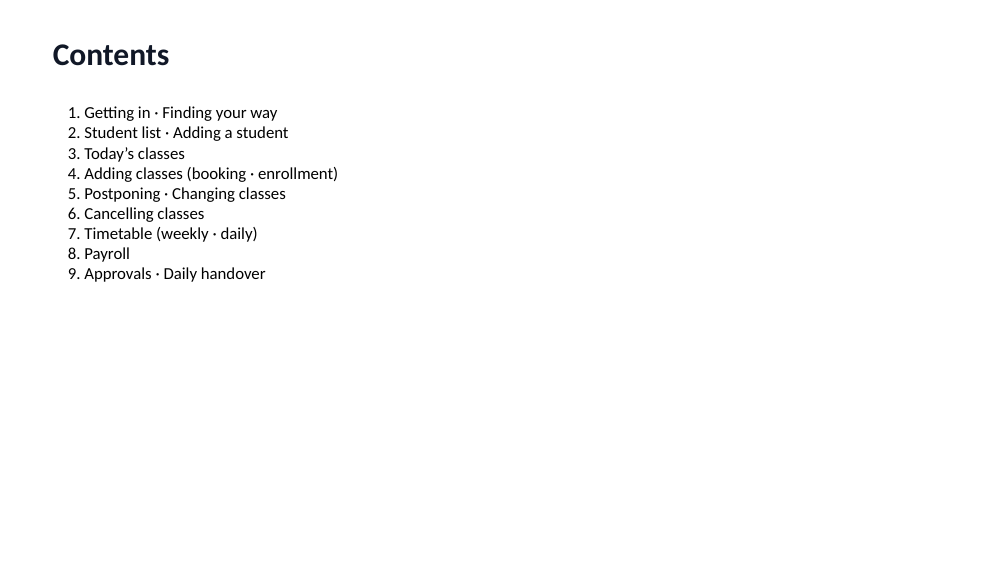
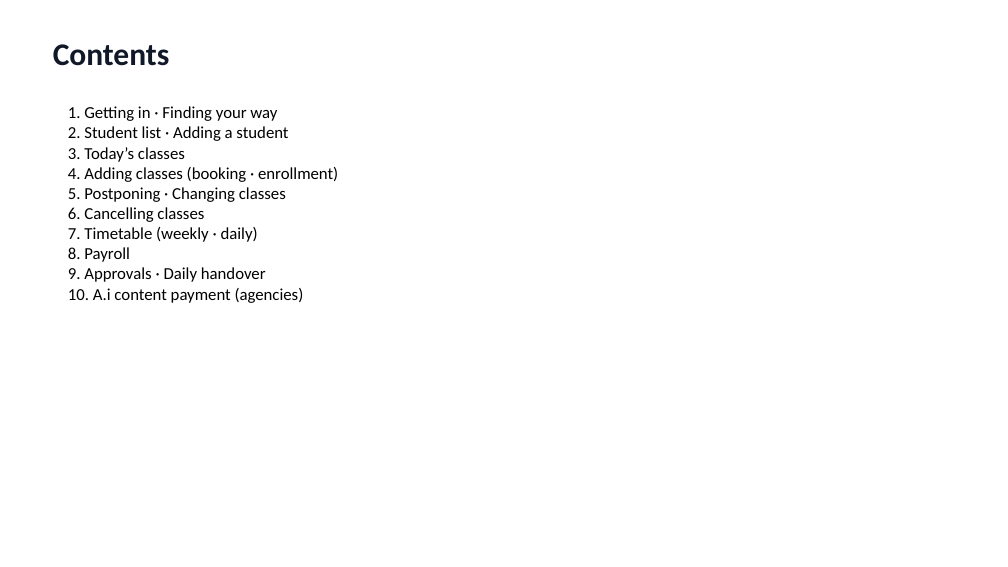
Before and after one commit to navy111p-sudo/mangoiweb, a slide deck: slide 2 of cloudflare-deploy/public/library/admin/admin-en.pptx. Drawn at 1008x567 pixels with LibreOffice and Linux fonts; fonts in the diff are those of the drawing. Boxes give left, top, right and bottom in pixels: in the first picture for what was removed or moved away, otherwise in the second. Text is boxed around its words. In the diff, an @@ line names an element or a change of style, - is before the commit and + after.

```diff
--- a/cloudflare-deploy/public/library/admin/admin-en.pptx
+++ b/cloudflare-deploy/public/library/admin/admin-en.pptx
@@ text at bbox=[68, 288, 304, 303]: paragraph added @@
+10. A.i content payment (agencies)
```
Also in this commit, not shown: 2 other slides changed, 7 slides added, 21 other files.
